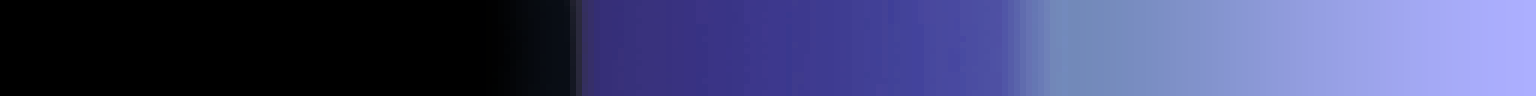
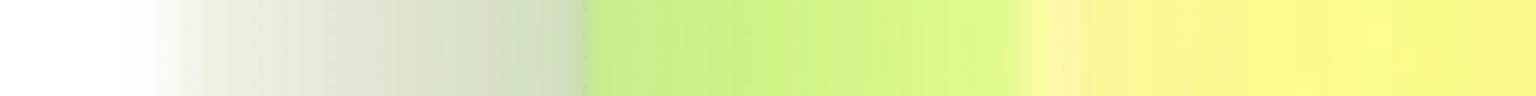
Comparing the layer stacks of the two (1536, 96) images. Changes:
hid "Gradient Fill 1" over [1068, 0, 1536, 96]
hid "texRampLightning3 copy" over [582, 0, 1536, 96]
hid "texRampLightning3" over [480, 0, 1536, 96]
added layer "Layer 1 copy 3" in group "chrono" over [120, 0, 1536, 96]
added layer "Layer 1 copy" in group "chrono" over [120, 0, 1536, 96]
showed "Layer 1" over [120, 0, 1536, 96]
hid "Layer 2" over [0, 0, 1536, 96]
